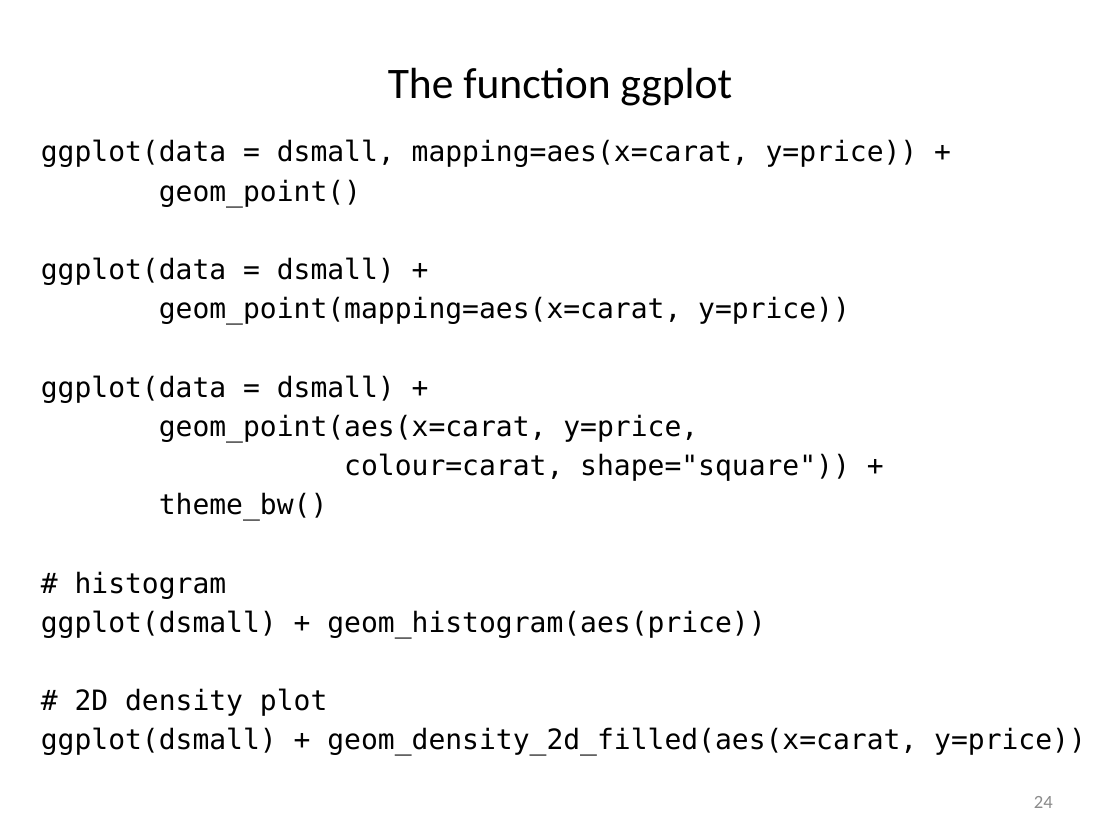
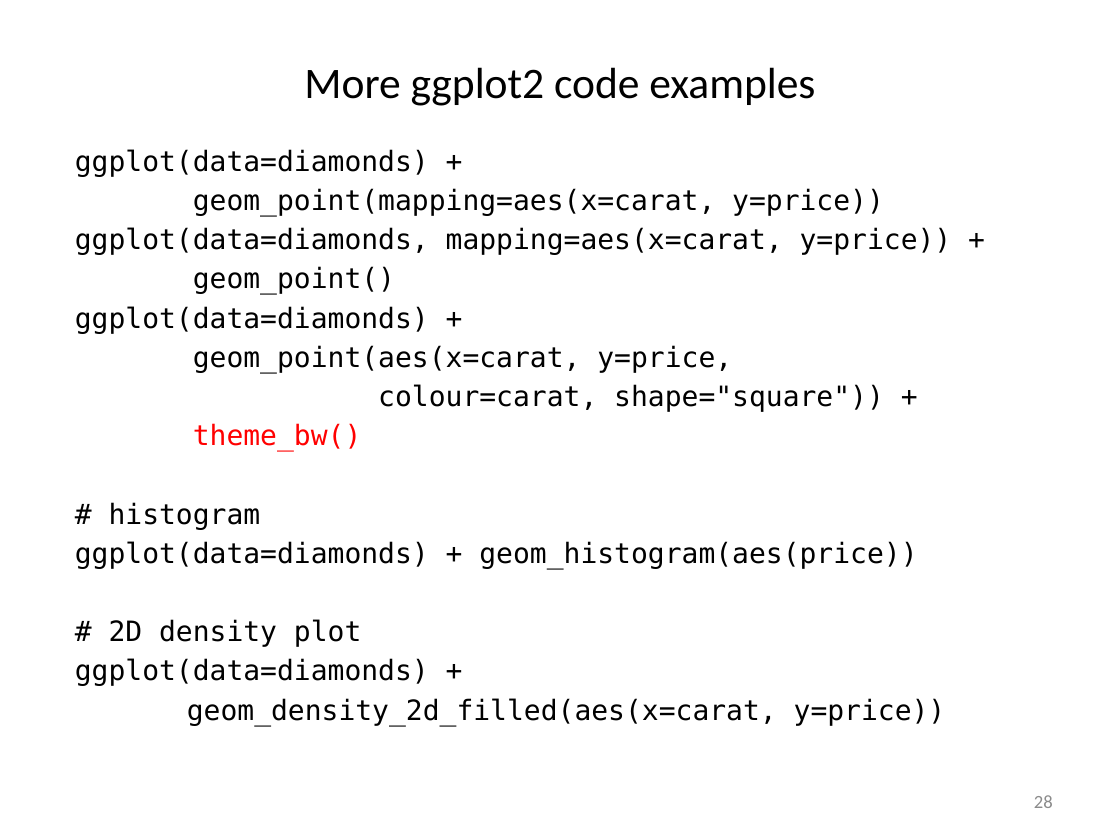
Before and after one commit to liu3zhenlab/teaching, a slide deck: slide 28 of PLPTH813Bioinformatis/2023/lectures/lecture04_R.pptx (slide 24 before the commit). Drawn at 1120x840 pixels with LibreOffice and Linux fonts; fonts in the diff are those of the drawing. Boxes give left, top, right and bottom in pixels: in the first picture for what was removed or moved away, otherwise in the second. Text is boxed around its words. In the diff, an @@ line names an element or a change of style, - is before the commit and + after.

Commit message:
update

```diff
--- a/PLPTH813Bioinformatis/2023/lectures/lecture04_R.pptx
+++ b/PLPTH813Bioinformatis/2023/lectures/lecture04_R.pptx
@@ title at bbox=[304, 67, 815, 106]: text changed @@
-The function ggplot
+More ggplot2 code examples
@@ text "ggplot(data=diamonds) +": place and size @@
-text "ggplot(data=diamonds) +" at bbox=[41, 139, 1086, 756]
+text "ggplot(data=diamonds) +" at bbox=[75, 149, 952, 726]
@@ text at bbox=[75, 149, 952, 255]: text changed @@
-ggplot(data = dsmall, mapping=aes(x=carat, y=price)) +
+ggplot(data=diamonds) +
+geom_point(mapping=aes(x=carat, y=price))
+ggplot(data=diamonds, mapping=aes(x=carat, y=price)) +
@@ text at bbox=[75, 306, 429, 334]: text changed @@
-ggplot(data = dsmall) +
-geom_point(mapping=aes(x=carat, y=price))
-ggplot(data = dsmall) +
+ggplot(data=diamonds) +
@@ text at bbox=[193, 423, 362, 452]: text colour #000000 to #FF0000 in "theme_bw()" @@
@@ text at bbox=[75, 541, 917, 569]: text changed @@
-ggplot(dsmall) + geom_histogram(aes(price))
+ggplot(data=diamonds) + geom_histogram(aes(price))
@@ text at bbox=[75, 658, 946, 726]: text changed @@
-ggplot(dsmall) + geom_density_2d_filled(aes(x=carat, y=price))
+ggplot(data=diamonds) +
+geom_density_2d_filled(aes(x=carat, y=price))
@@ page number at bbox=[1034, 795, 1053, 808]: text changed @@
-24
+28
```
Also in this commit, not shown: 10 other slides changed, 2 slides removed.
